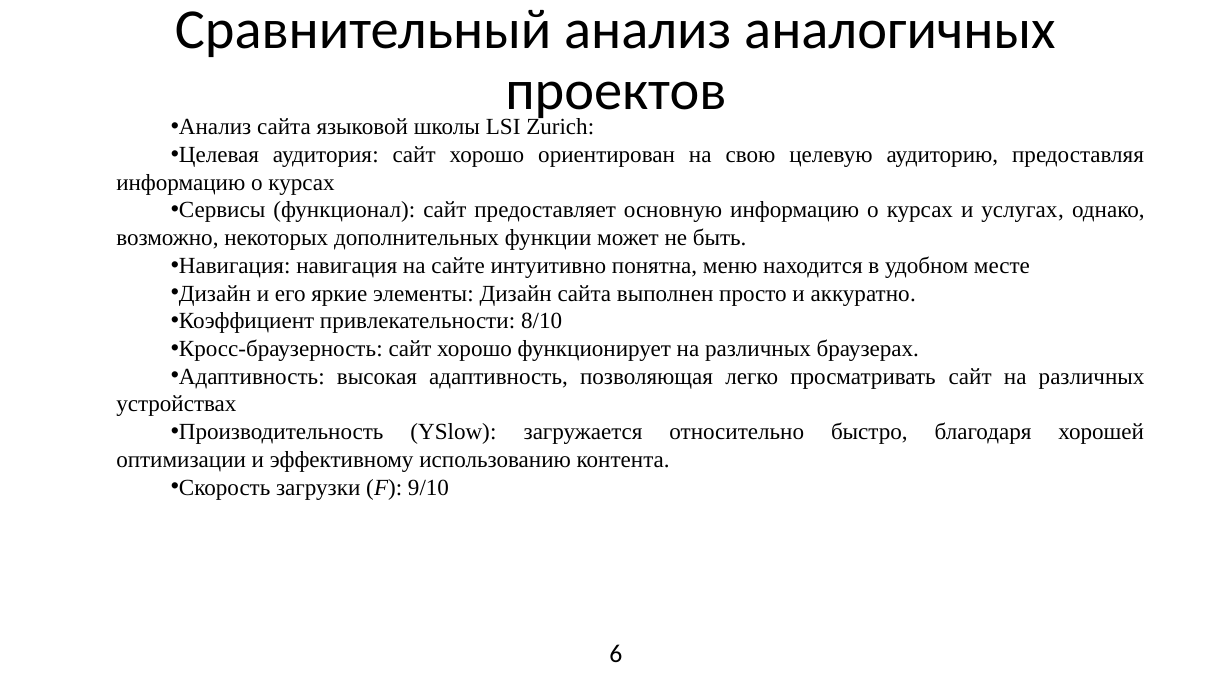
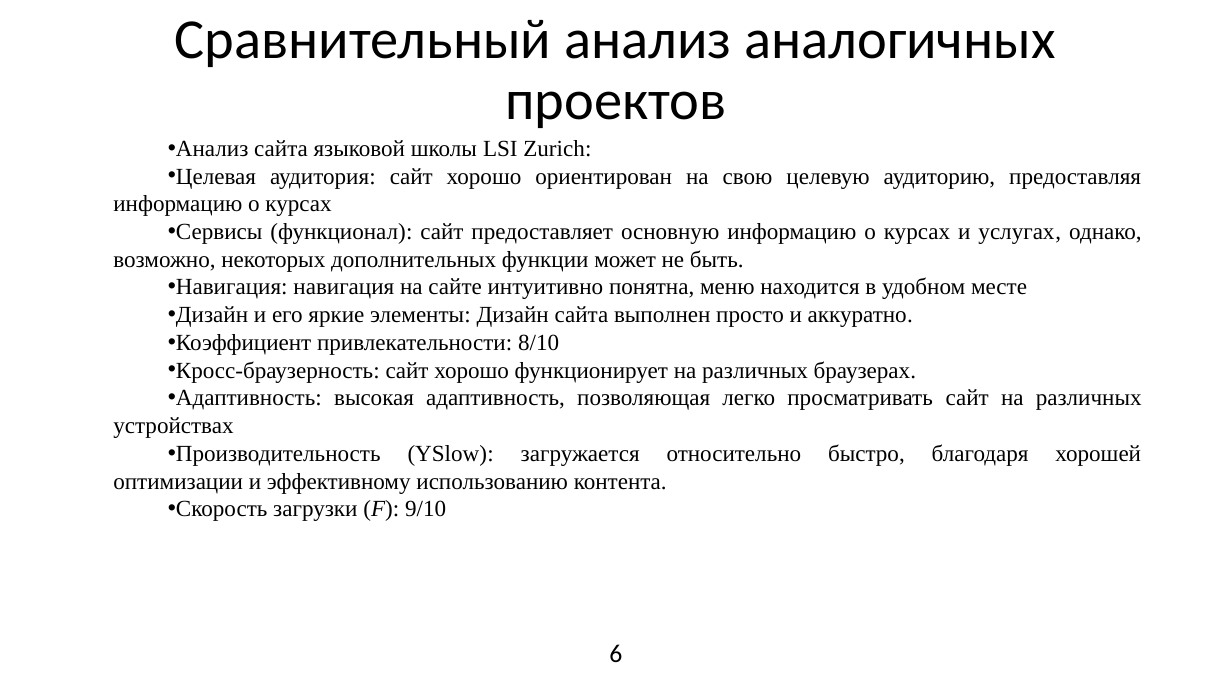
Before and after one commit to DiasEslyamov/github.io, a slide deck: slide 6 of Презентация для экзамена.pptx. Drawn at 1232x693 pixels with LibreOffice and Linux fonts; fonts in the diff are those of the drawing. Boxes give left, top, right and bottom in pixels: in the first picture for what was removed or moved away, otherwise in the second. Text is boxed around its words. In the diff, an @@ line names an element or a change of style, - is before the commit and + after.

```diff
--- a/Презентация для экзамена.pptx
+++ b/Презентация для экзамена.pptx
@@ title "Сравнительный анализ аналогичных проектов" rewrapped from (175, 10, 1055, 122) to (175, 20, 1055, 128) @@
@@ text "Анализ сайта языковой школы LSI ...": place and size @@
-text "Анализ сайта языковой школы LSI ..." at (116, 116, 1145, 500)
+text "Анализ сайта языковой школы LSI ..." at (113, 140, 1142, 521)
```
Also in this commit, not shown: 3 other slides changed, 5 slides added, 1 slide removed.
